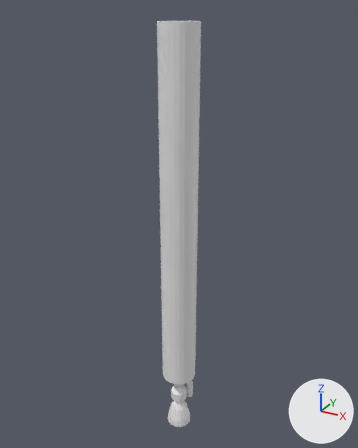
One commit to the Blender file sources/blackengine.blend: the scene before it, then after it.
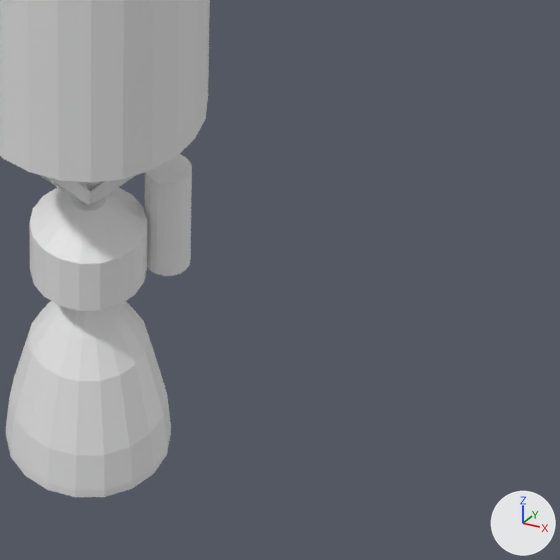
Old and new are each drawn whole from a 50 mm camera at (5.85, -10.64, 10.31) aimed at (-0.16, 0.29, 4.85) and again close up on the part from 47% to 68% of the width and 80% to 97% of the height. The lights are fixed; the arrows at lower right show +X, +Y and +Z.

In view in the first close-up: 'Body', 'FirstStage', 'Pump'.
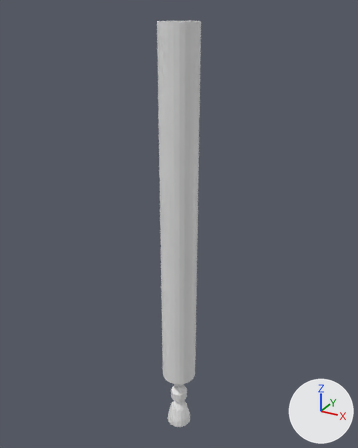
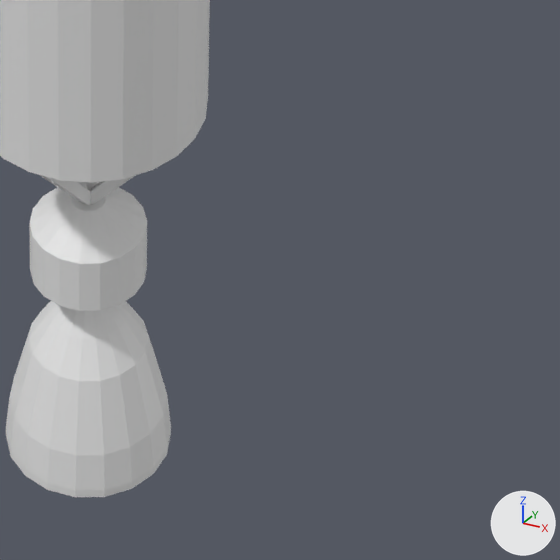
Where the change shows, as pixel boxes [x1, y1, x2, y2] in the close-ups (560 x 560 px):
'Pump', deleted
    before: [144, 154, 192, 276]

What changed in the scene script:
```text
Remove ob_pump:
    ob_pump = bpy.data.objects.new('Pump', me_cylinder_003)
    ob_pump.location = (0.25, 0.25, -0.7)
```
